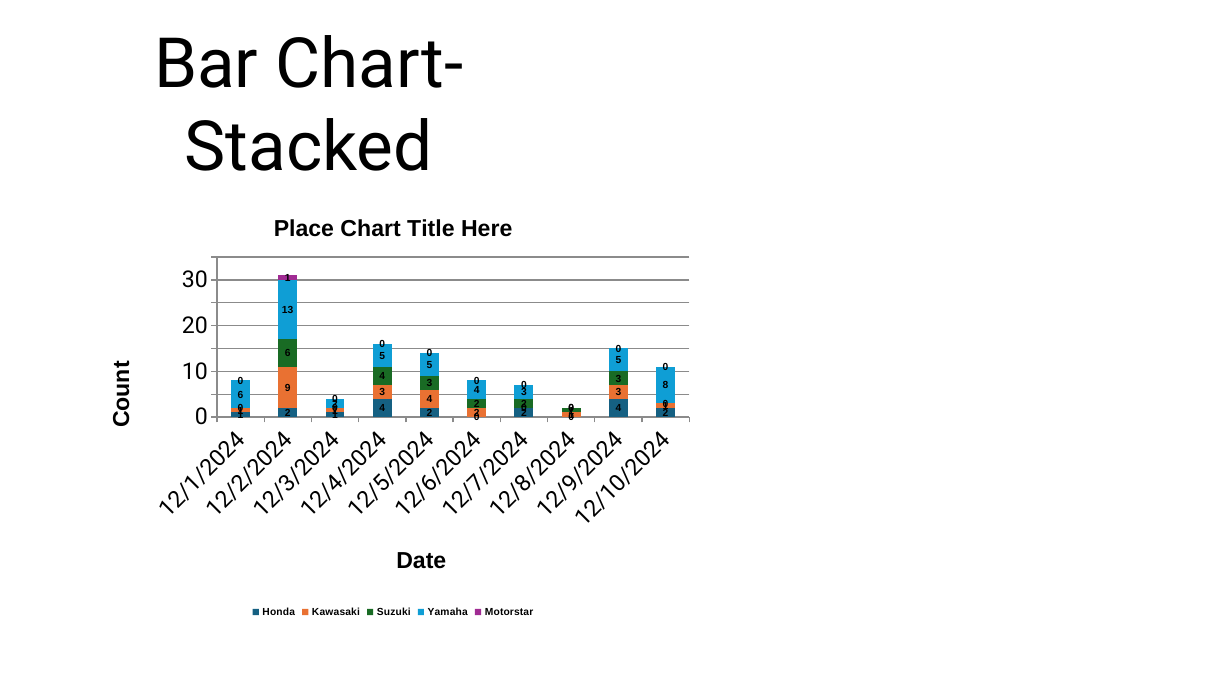
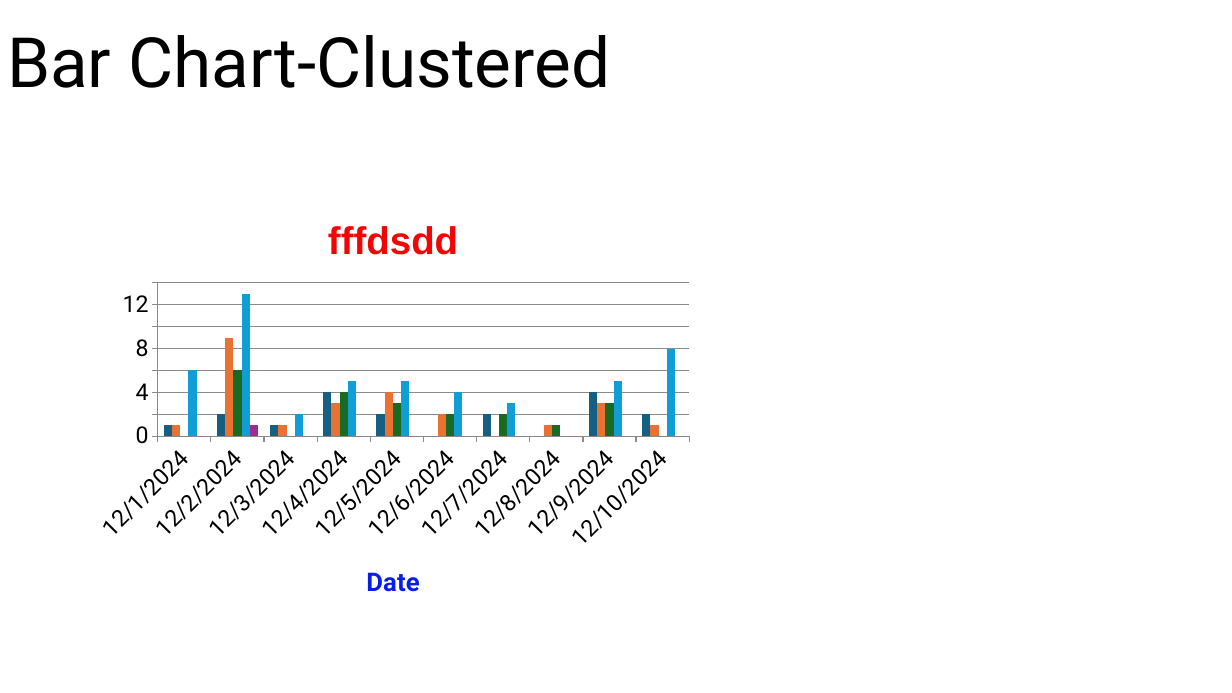
Before and after one commit to AShinra/pptcharts, a slide deck: slide 1 of Output/output_presentation4.pptx. Drawn at 1232x693 pixels with LibreOffice and Linux fonts; fonts in the diff are those of the drawing. Boxes give left, top, right and bottom in pixels: in the first picture for what was removed or moved away, otherwise in the second. Text is boxed around its words. In the diff, an @@ line names an element or a change of style, - is before the commit and + after.

```diff
--- a/Output/output_presentation4.pptx
+++ b/Output/output_presentation4.pptx
@@ text at [7, 35, 610, 88]: text changed @@
-Bar Chart-Stacked
+Bar Chart-Clustered
@@ column stacked chart at [85, 195, 702, 621] @@
@@ column stacked chart to column chart @@
@@ title "Place Chart Title Here" to "fffdsdd" @@
-Honda: 1, 2, 1, 4, 2, 0, 2, 0, 4, 2
+Series 1: 1, 2, 1, 4, 2, 0, 2, 0, 4, 2
@@ data labels of Series 1 removed @@
-Kawasaki: 1, 9, 1, 3, 4, 2, 0, 1, 3, 1
+Series 2: 1, 9, 1, 3, 4, 2, 0, 1, 3, 1
@@ data labels of Series 2 removed @@
-Suzuki: 0, 6, 0, 4, 3, 2, 2, 1, 3, 0
+Series 3: 0, 6, 0, 4, 3, 2, 2, 1, 3, 0
@@ data labels of Series 3 removed @@
-Yamaha: 6, 13, 2, 5, 5, 4, 3, 0, 5, 8
+Series 4: 6, 13, 2, 5, 5, 4, 3, 0, 5, 8
@@ data labels of Series 4 removed @@
-Motorstar: 0, 1, 0, 0, 0, 0, 0, 0, 0, 0
+Series 5: 0, 1, 0, 0, 0, 0, 0, 0, 0, 0
@@ data labels of Series 5 removed @@
@@ value axis title "Count" to "" @@
@@ legend changed @@
@@ bar spacing changed @@
```
Also in this commit, not shown: 2 other files.
